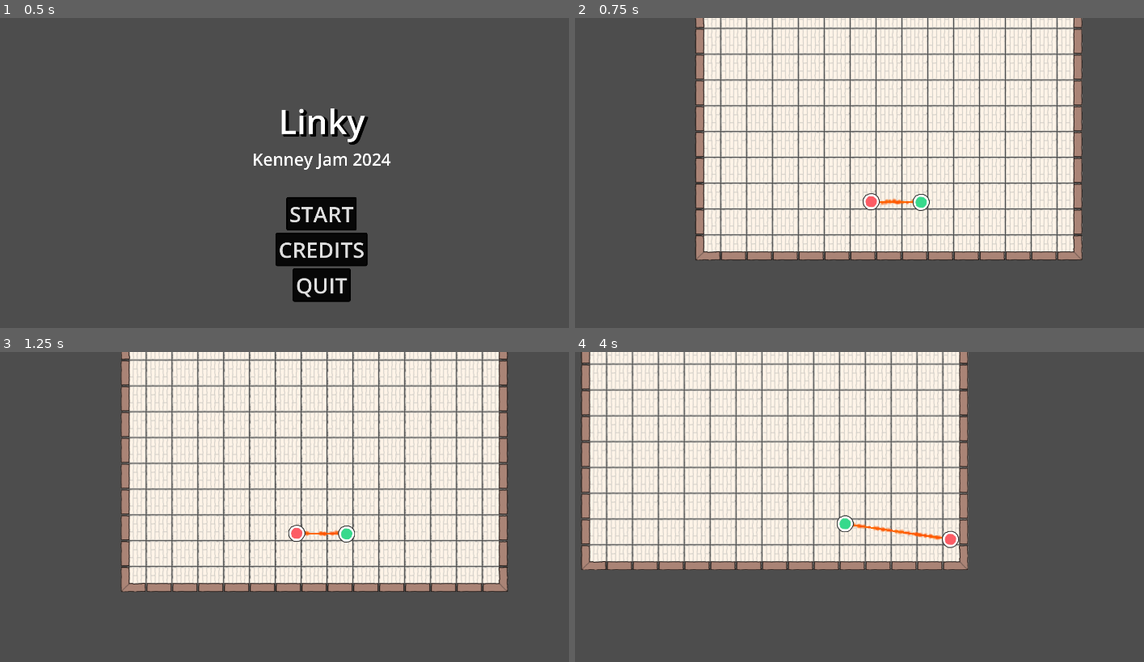
Above: before the commit, frames 1-4 (two rows, left to right).
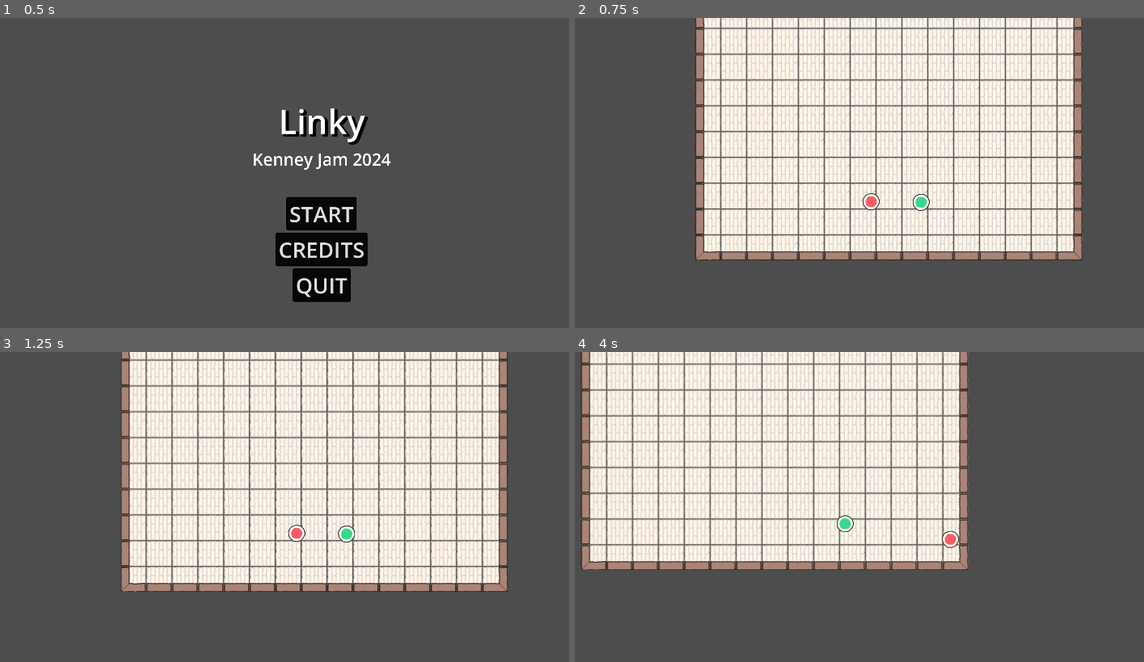
Above: after the commit, the same moments.

Repository: GnuCodingStudio/KenneyJam-2024
Game: Godot game, scene res://scenes/menus/MainMenu.tscn
The game is run twice, just before and just after one commit, with the same random seed, the same clock (stepped at 60 frames per second) and the same inputs.
Inputs:
- Up to frame 1 (0.5 s): no input
- Up to frame 2 (0.75 s): click "START" at 0.5 s
- Up to frame 3 (1.25 s): no input
- Up to frame 4 (4 s): hold D (p1_move_right) 1.28-2.03 s; tap one key every 0.75 s from 1.35 s: Down (p2_move_down) Left (p2_move_left) Right (p2_move_right) Up (p2_move_up); hold S (p1_move_down) 2.03-2.78 s; hold D (p1_move_right) 2.78-3.53 s; hold W (p1_move_up) from 3.53 s (still down)

Frame 1 is identical in both runs. In frame 2, less than 0.1% of the frame differs, in the area x 53-60%, y 58-61%; in frame 3, less than 0.1%; in frame 4, 0.2%, in the area x 48-65%, y 54-61%.

Commit message:
feat: WIP shader

Diff:
--- a/objects/Linky.gd
+++ b/objects/Linky.gd
@@ -13,15 +13,19 @@
 
 
 func _process(delta):
-	beam.points[0] = playerOne.position
-	beam.points[1] = playerTwo.position
+	#beam.points[0] = playerOne.position
+	#beam.points[1] = playerTwo.position
 
 	var diff_vector = (playerTwo.position - playerOne.position)
+	var center = playerOne.position + (diff_vector / 2)
+	beam.position = center
 	var distance = diff_vector.length()
-	particles.position = playerOne.position + (diff_vector / 2)
-	particles.process_material.emission_box_extents.x = distance / 2
-	particles.amount = distance * 0.8
-	particles.rotation = playerOne.position.angle_to_point(playerTwo.position)
+	#particles.position = playerOne.position + (diff_vector / 2)
+	#particles.process_material.emission_box_extents.x = distance / 2
+	#particles.amount = distance * 0.8
+	#particles.rotation = playerOne.position.angle_to_point(playerTwo.position)
+	beam.rotation = playerOne.position.angle_to_point(playerTwo.position)
+	beam.scale.x = 1.0 / (distance / 2)
 
 	if not _broken and _is_broken():
 		_broken = true
--- a/scenes/levels/Level01.tscn
+++ b/scenes/levels/Level01.tscn
@@ -4779,6 +4779,93 @@
 physics_layer_3/collision_mask = 3
 sources/0 = SubResource("TileSetAtlasSource_bkjnq")
 
+[sub_resource type="Shader" id="Shader_gv04h"]
+code = "shader_type canvas_item;
+
+uniform int lightning_number = 5;
+uniform vec2 amplitude = vec2(2.0,1.0);
+uniform float offset = 0.45;
+uniform float thickness = 0.02;
+uniform float speed = 3.0;
+uniform vec4 base_color : source_color = vec4(1.0, 1.0, 1.0, 1.0);
+uniform float glow_thickness = 0.08;
+uniform vec4 glow_color : source_color = vec4(0.2, 0, 0.8, 0.0);
+uniform float alpha : hint_range(0, 1) = 1.0;
+
+// plot function
+float plot(vec2 st, float pct, float half_width){
+  return  smoothstep( pct-half_width, pct, st.y) -
+          smoothstep( pct, pct+half_width, st.y);
+}
+
+vec2 hash22(vec2 uv) {
+    uv = vec2(dot(uv, vec2(127.1,311.7)),
+              dot(uv, vec2(269.5,183.3)));
+    return 2.0 * fract(sin(uv) * 43758.5453123) - 1.0;
+}
+
+float noise(vec2 uv) {
+    vec2 iuv = floor(uv);
+    vec2 fuv = fract(uv);
+    vec2 blur = smoothstep(0.0, 1.0, fuv);
+    return mix(mix(dot(hash22(iuv + vec2(0.0,0.0)), fuv - vec2(0.0,0.0)),
+                   dot(hash22(iuv + vec2(1.0,0.0)), fuv - vec2(1.0,0.0)), blur.x),
+               mix(dot(hash22(iuv + vec2(0.0,1.0)), fuv - vec2(0.0,1.0)),
+                   dot(hash22(iuv + vec2(1.0,1.0)), fuv - vec2(1.0,1.0)), blur.x), blur.y) + 0.5;
+}
+
+float fbm(vec2 n) {
+    float total = 0.0, amp = 1.0;
+    for (int i = 0; i < 7; i++) {
+        total += noise(n) * amp;
+        n += n;
+        amp *= 0.5;
+    }
+    return total;
+}
+
+
+void fragment(){
+	vec2 uv = UV;
+	vec4 color = vec4(0.0, 0.0, 0.0, 0.0);
+
+	vec2 t ;
+	float y ;
+	float pct ;
+	float buffer;
+	// add more lightning
+	for ( int i = 0; i < lightning_number; i++){
+		t = uv * amplitude + vec2(float(i), -float(i)) - TIME*speed;
+		y = fbm(t)*offset;
+		pct = plot(uv, y, thickness);
+		buffer = plot(uv, y, glow_thickness);
+		color += pct*base_color;
+		color += buffer*glow_color;
+	}
+
+	color.a *= alpha;
+	COLOR = color;
+}"
+
+[sub_resource type="ShaderMaterial" id="ShaderMaterial_wgn4e"]
+shader = SubResource("Shader_gv04h")
+shader_parameter/lightning_number = 2
+shader_parameter/amplitude = Vector2(2, 1)
+shader_parameter/offset = 0.5
+shader_parameter/thickness = 0.197
+shader_parameter/speed = 0.1
+shader_parameter/base_color = Color(0, 0.487041, 1, 1)
+shader_parameter/glow_thickness = 0.2
+shader_parameter/glow_color = Color(0.2, 0, 0.8, 0)
+shader_parameter/alpha = 1.0
+
+[sub_resource type="Gradient" id="Gradient_o1l3i"]
+offsets = PackedFloat32Array(0)
+colors = PackedColorArray(0, 0, 0, 0)
+
+[sub_resource type="GradientTexture2D" id="GradientTexture2D_bp0yd"]
+gradient = SubResource("Gradient_o1l3i")
+
 [sub_resource type="ParticleProcessMaterial" id="ParticleProcessMaterial_guyl1"]
 particle_flag_disable_z = true
 emission_shape = 3
@@ -4829,14 +4916,22 @@
 playerOne = NodePath("../PlayerOne")
 playerTwo = NodePath("../PlayerTwo")
 
-[node name="Beam" type="Line2D" parent="Linky"]
+[node name="Beam" type="Sprite2D" parent="Linky"]
 unique_name_in_owner = true
+material = SubResource("ShaderMaterial_wgn4e")
+position = Vector2(1000, 857)
+scale = Vector2(4.21875, 1.25)
+texture = SubResource("GradientTexture2D_bp0yd")
+
+[node name="OldBeam" type="Line2D" parent="Linky"]
+unique_name_in_owner = true
+visible = false
 points = PackedVector2Array(130, 0, 16.5894, 0)
 width = 8.0
 default_color = Color(1, 0.415686, 0, 1)
 metadata/_edit_lock_ = true
 
-[node name="BeamParticles" type="GPUParticles2D" parent="Linky/Beam"]
+[node name="BeamParticles" type="GPUParticles2D" parent="Linky/OldBeam"]
 unique_name_in_owner = true
 amount = 200
 process_material = SubResource("ParticleProcessMaterial_guyl1")
Not shown: 1 places in scenes/levels/Level01.tscn that only renumber resources
